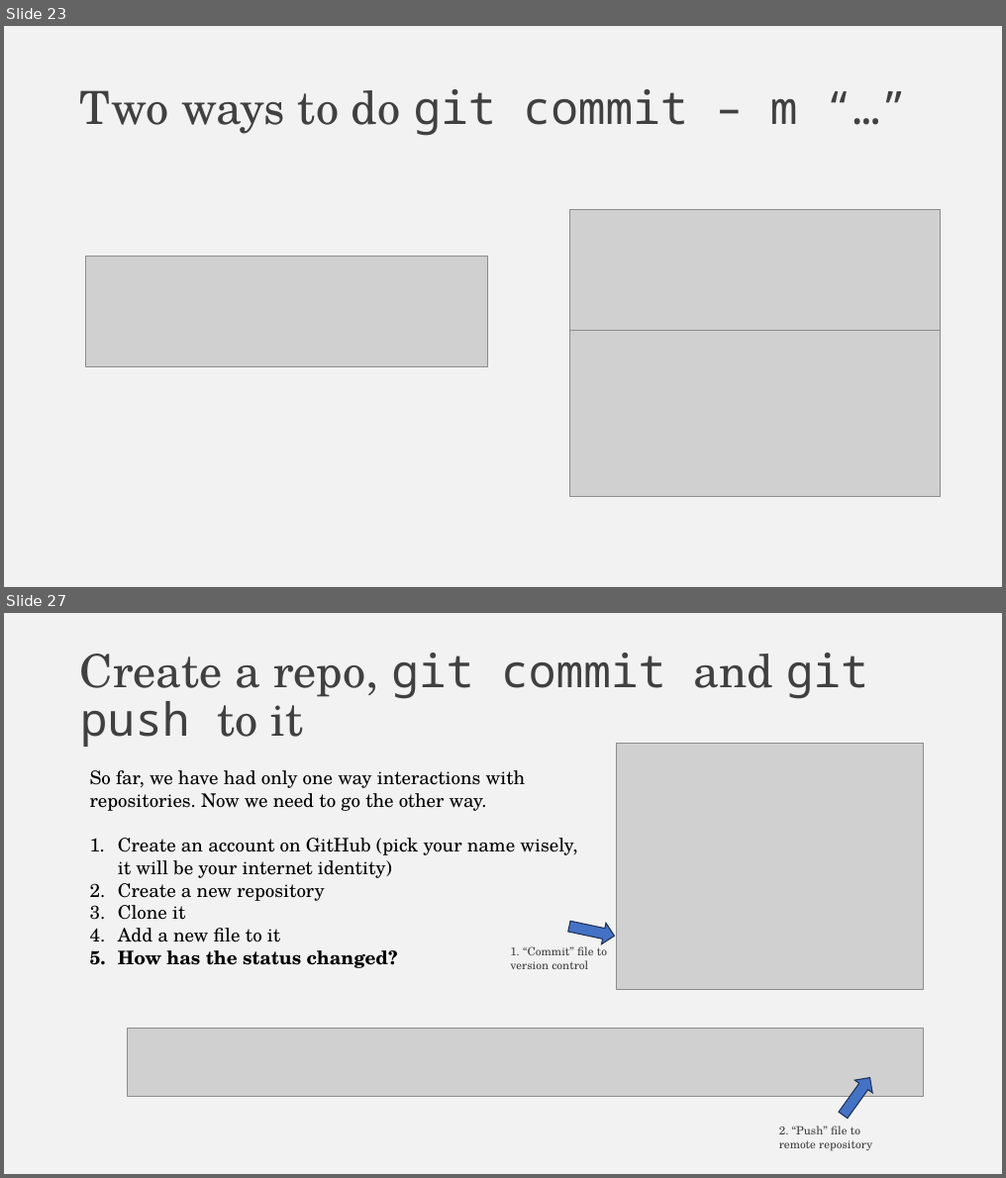
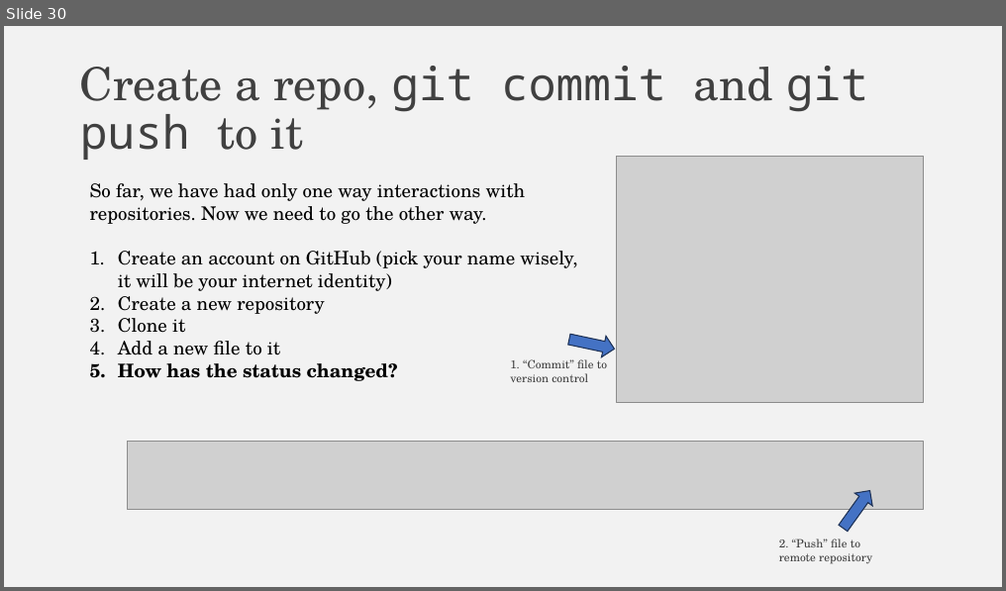
Before and after one commit to falconair/ProgrammingForAnalytics, a slide deck: lectures/050_git_version_control/Why do you need version control.pptx. Shown one above the other, each under a label of ours: slides 23 and 27 before the commit, slide 30 after it; the slides between them are not shown. The pictures are 1006x1178 and 1006x591 pixels, drawn with LibreOffice and Linux fonts; fonts in the diff are those of the drawing; grey boxes stand for pictures. Boxes give left, top, right and bottom in pixels: in the first picture for what was removed or moved away, otherwise in the second. Text is boxed around its words. In the diff, an @@ line names an element or a change of style, - is before the commit and + after.

```diff
--- a/lectures/050_git_version_control/Why do you need version control.pptx
+++ b/lectures/050_git_version_control/Why do you need version control.pptx
@@ slide 23 removed at bbox=[4, 26, 1002, 587], background #F2F2F2 @@
@@ title removed at bbox=[80, 89, 798, 136] @@
-Two ways to do git commit – m “…”
@@ picture removed at bbox=[570, 209, 941, 354] @@
@@ picture removed at bbox=[85, 256, 487, 367] @@
@@ picture removed at bbox=[570, 331, 941, 497] @@
@@ what was slide 27 is now slide 30 @@
```
Also in this commit, not shown: 2 slides changed, 14 slides added, 8 other slides removed.
